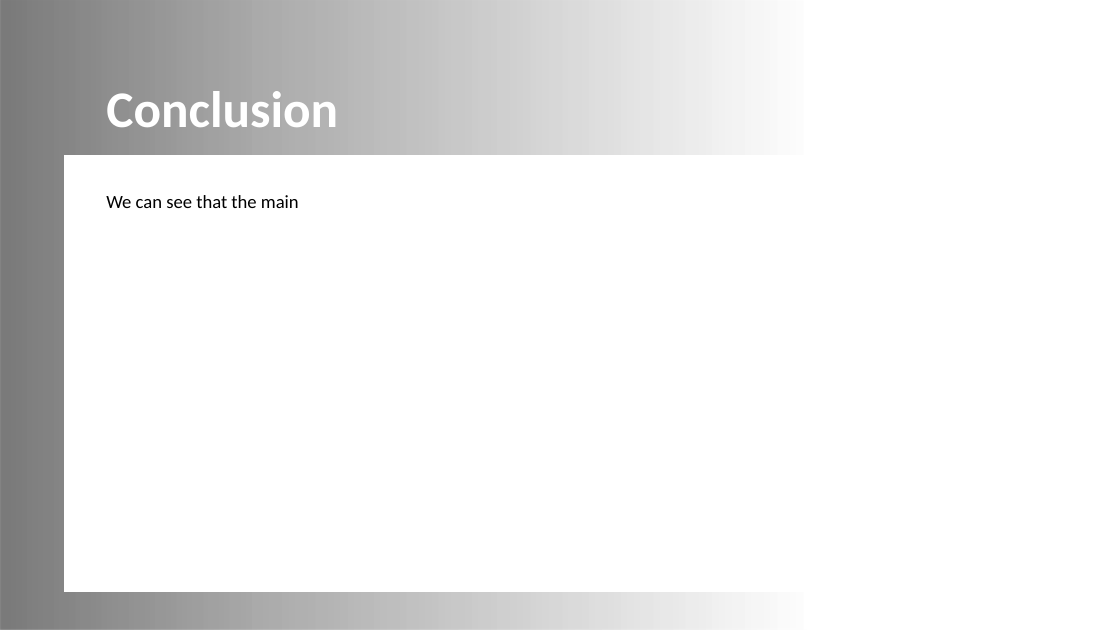
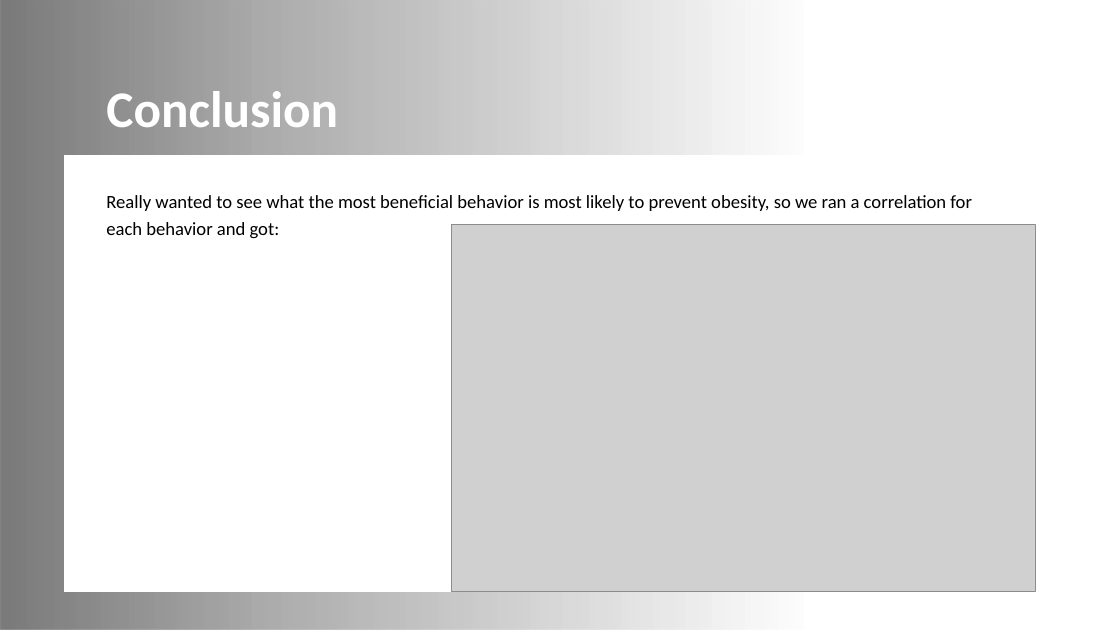
Before and after one commit to HudsonIAState/DS202Final, a slide deck: slide 13 of American Health Final Presentation DS202.pptx. Drawn at 1120x630 pixels with LibreOffice and Linux fonts; fonts in the diff are those of the drawing; grey boxes stand for pictures; background and template pictures are left out. Boxes give left, top, right and bottom in pixels: in the first picture for what was removed or moved away, otherwise in the second. Text is boxed around its words. In the diff, an @@ line names an element or a change of style, - is before the commit and + after.

```diff
--- a/American Health Final Presentation DS202.pptx
+++ b/American Health Final Presentation DS202.pptx
@@ subtitle at (106,195,972,239): text changed @@
-We can see that the main
+Really wanted to see what the most beneficial behavior is most likely to prevent obesity, so we ran a correlation for each behavior and got:
@@ picture added at (451,224,1035,592) @@
```
Also in this commit, not shown: 4 other slides changed, 1 other file.
